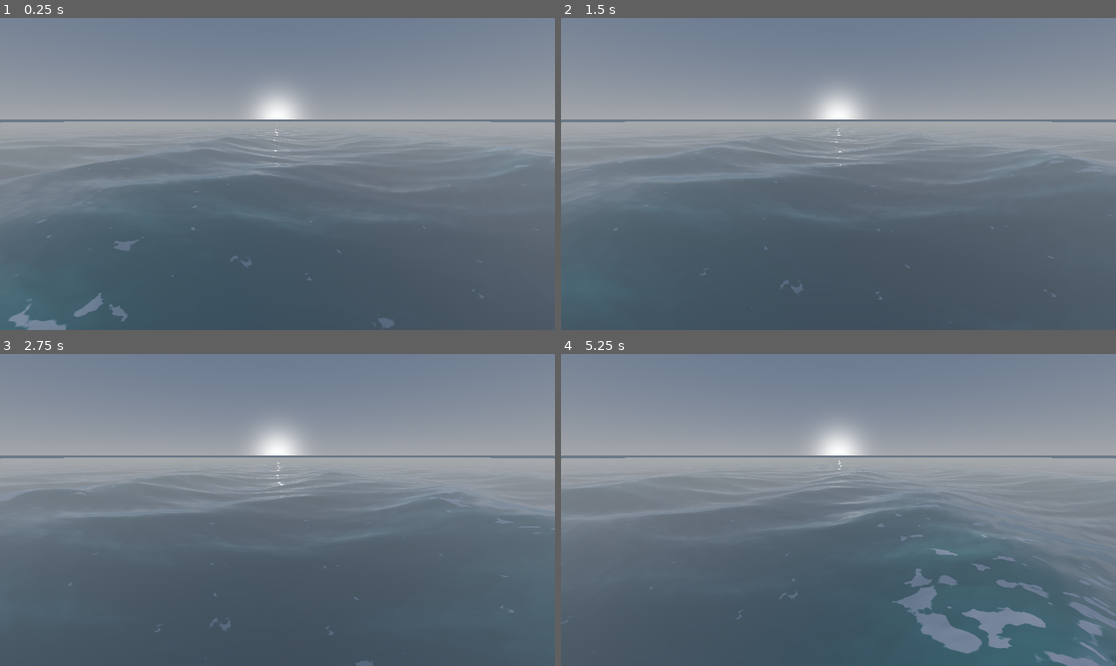
Above: before the commit, frames 1-4 (two rows, left to right).
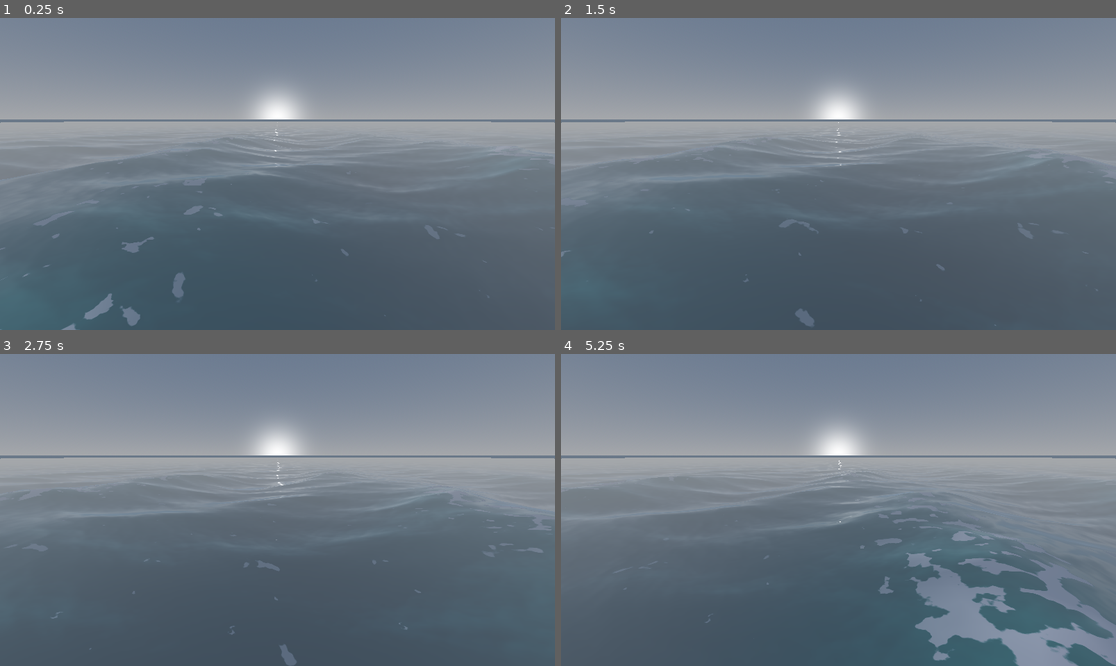
Above: after the commit, the same moments.

Repository: UrHighnez/ocean-simulation
Game: Godot game, scene res://world.tscn
Same seed, same stepped clock (60 frames per second), same inputs: the game is played once before the commit and once after it.
Inputs:
- Up to frame 1 (0.25 s): no input
- Up to frame 2 (1.5 s): no input
- Up to frame 3 (2.75 s): no input
- Up to frame 4 (5.25 s): no input

The runs differ from the first frame. In frame 1, 1.3% of the frame differs, in the area x 0-88%, y 52-100%; in frame 2, 0.3%; in frame 3, 0.4%; in frame 4, 6.2%, in the area x 0-100%, y 38-100%.

Commit message:
update foam render mask and eliminate foam ghosting

Diff:
--- a/ocean.gdshader
+++ b/ocean.gdshader
@@ -35,7 +35,7 @@
 uniform float foam_noise_scale = 0.2;
 uniform float foam_edge_softness : hint_range(0.001, 0.5) = 0.05;
 uniform float valley_foam_scale = 0.1;
-uniform float valley_foam_amount : hint_range(0.0, 1.0) = 0.5;
+uniform float valley_foam_amount : hint_range(0.0, 1.0) = 0.4;
 
 group_uniforms Performance;
 uniform float foam_max_render_distance = 60.0;
@@ -149,11 +149,9 @@
 
 // --- FRAGMENT SHADER ---
 void fragment() {
-    // --- GLOBAL STORM MODULATION ---
-    // Extracted to top-level to dynamically flatten geometry and disable foam simultaneously.
     float storm_fade = smoothstep(0.0, 0.2, storm_intensity);
 
-    // 1. DUAL-LAYER NORMAL MAPPING (MICRO-GEOMETRY)
+    // 1. DUAL-LAYER NORMAL MAPPING
     vec2 wind_dir_vec = rotate_dir(vec2(1.0, 0.0), wind_direction_degrees);
     float ripple_speed = mix(0.5, 2.5, storm_intensity);
 
@@ -168,7 +166,6 @@
     vec3 combined_normal = normalize(vec3(t1.xy + t2.xy, t1.z));
 
     NORMAL_MAP = combined_normal * 0.5 + 0.5;
-    NORMAL_MAP_DEPTH = normal_scale * storm_fade;
 
     // 2. HEIGHT & BASE COLOR CALCULATION
     float normalized_height = clamp(wave_height_var / max(0.1, local_max_height_var), 0.0, 1.0);
@@ -195,15 +192,14 @@
         float proximity_fade = 1.0 - smoothstep(foam_max_render_distance - foam_proximity_fade_margin, foam_max_render_distance, vertex_dist_var);
         float storm_foam_speed = mix(1.0, 2.5, storm_intensity);
 
-        vec2 crest_uv_offset = wind_dir_vec * TIME * 0.04 * storm_foam_speed;
-        vec2 valley_uv_offset = wind_dir_vec * TIME * 0.005 * storm_foam_speed;
-
-        vec2 crest_noise_uv = world_xz_var * foam_noise_scale + crest_uv_offset;
+        vec2 world_pan_offset = wind_dir_vec * TIME * 0.8 * storm_foam_speed;
+        vec2 panned_world_xz = world_xz_var + world_pan_offset;
+
+        vec2 crest_noise_uv = panned_world_xz * foam_noise_scale;
         float raw_crest_noise = texture(foam_noise, crest_noise_uv).r;
         float combined_crest_noise = raw_crest_noise * raw_crest_noise;
 
-        vec2 valley_uncorrelated_xz = vec2(world_xz_var.y + 173.1, world_xz_var.x - 231.7);
-        vec2 valley_noise_uv = valley_uncorrelated_xz * valley_foam_scale + valley_uv_offset;
+        vec2 valley_noise_uv = (panned_world_xz + vec2(173.1, -231.7)) * valley_foam_scale;
 
         vec2 fluid_warp = vec2(
             sin(world_xz_var.y * 0.15 + TIME * 0.8),
@@ -214,7 +210,8 @@
         float raw_valley_noise = texture(foam_noise, valley_noise_uv).r;
         float combined_valley_noise = raw_valley_noise * raw_valley_noise;
 
-        float unified_noise = max(combined_crest_noise, combined_valley_noise);
+        // FIX 1: Screen blend replaces max(). This prevents sharp ridges and tangent discontinuities.
+        float unified_noise = combined_crest_noise + combined_valley_noise - (combined_crest_noise * combined_valley_noise);
 
         float dynamic_crest_level = foam_level * storm_fade;
         float crest_threshold = max(0.0, 1.0 - dynamic_crest_level - (storm_intensity * 0.4));
@@ -224,24 +221,37 @@
 
         float dynamic_threshold = mix(valley_threshold, crest_threshold, smoothstep(0.2, 0.8, normalized_height));
 
-        float base_foam = smoothstep(dynamic_threshold, dynamic_threshold + foam_edge_softness, unified_noise);
-
-        float opacity_fade = mix(0.65, 1.0, normalized_height);
-        base_foam *= opacity_fade;
-
         float peak_mask = smoothstep(0.85, 0.95, normalized_height);
-
         float sharp_threshold = mix(1.0, 0.3, storm_fade);
-        float sharp_edge = peak_mask * smoothstep(sharp_threshold, sharp_threshold + foam_edge_softness, unified_noise);
-
-        foam_mix = clamp(base_foam + sharp_edge, 0.0, 1.0);
-        foam_mix *= proximity_fade;
+
+        // FIX 2: Parameter Blending. Modulate the threshold and softness dynamically
+        // based on the peak_mask, rather than layering two separate smoothsteps.
+        float final_threshold = mix(dynamic_threshold, sharp_threshold, peak_mask);
+        float final_softness = mix(foam_edge_softness, foam_edge_softness * 0.25, peak_mask);
+
+        // Single, clean smoothstep evaluation.
+        float raw_foam = smoothstep(final_threshold, final_threshold + final_softness, unified_noise);
+
+        // Resolve final opacity levels
+        float base_opacity = mix(0.65, 1.0, normalized_height);
+        float final_opacity = mix(base_opacity, 1.0, peak_mask);
+
+        foam_mix = raw_foam * final_opacity * proximity_fade;
     }
 
+    // 6. MATERIAL DECOUPLING
     albedo_color = mix(albedo_color, color_foam, foam_mix);
 
+    // Flatten the normal map specifically where foam exists
+    NORMAL_MAP_DEPTH = normal_scale * storm_fade * (1.0 - foam_mix);
+
     ALBEDO = albedo_color;
-    EMISSION = sss_emission * (1.0 - foam_mix);
-    ROUGHNESS = mix(0.02, 0.15, foam_mix);
-    SPECULAR = 0.5;
-}
+
+    // Inject artificial scattering into the foam layer
+    vec3 foam_emission = color_foam * foam_mix * 0.25;
+    EMISSION = (sss_emission * (1.0 - foam_mix)) + foam_emission;
+
+    // Strip gloss from the foam, making it rough and matte
+    ROUGHNESS = mix(0.02, 0.8, foam_mix);
+    SPECULAR = mix(0.5, 0.0, foam_mix);
+}
--- a/water_material.tres
+++ b/water_material.tres
@@ -42,7 +42,7 @@
 shader_parameter/foam_noise_scale = 0.2
 shader_parameter/foam_edge_softness = 0.05
 shader_parameter/valley_foam_scale = 0.1
-shader_parameter/valley_foam_amount = 0.5
+shader_parameter/valley_foam_amount = 0.400000019
 shader_parameter/foam_max_render_distance = 60.0
 shader_parameter/foam_proximity_fade_margin = 15.0
 shader_parameter/wave_normal_map = ExtResource("2_mcwpg")
